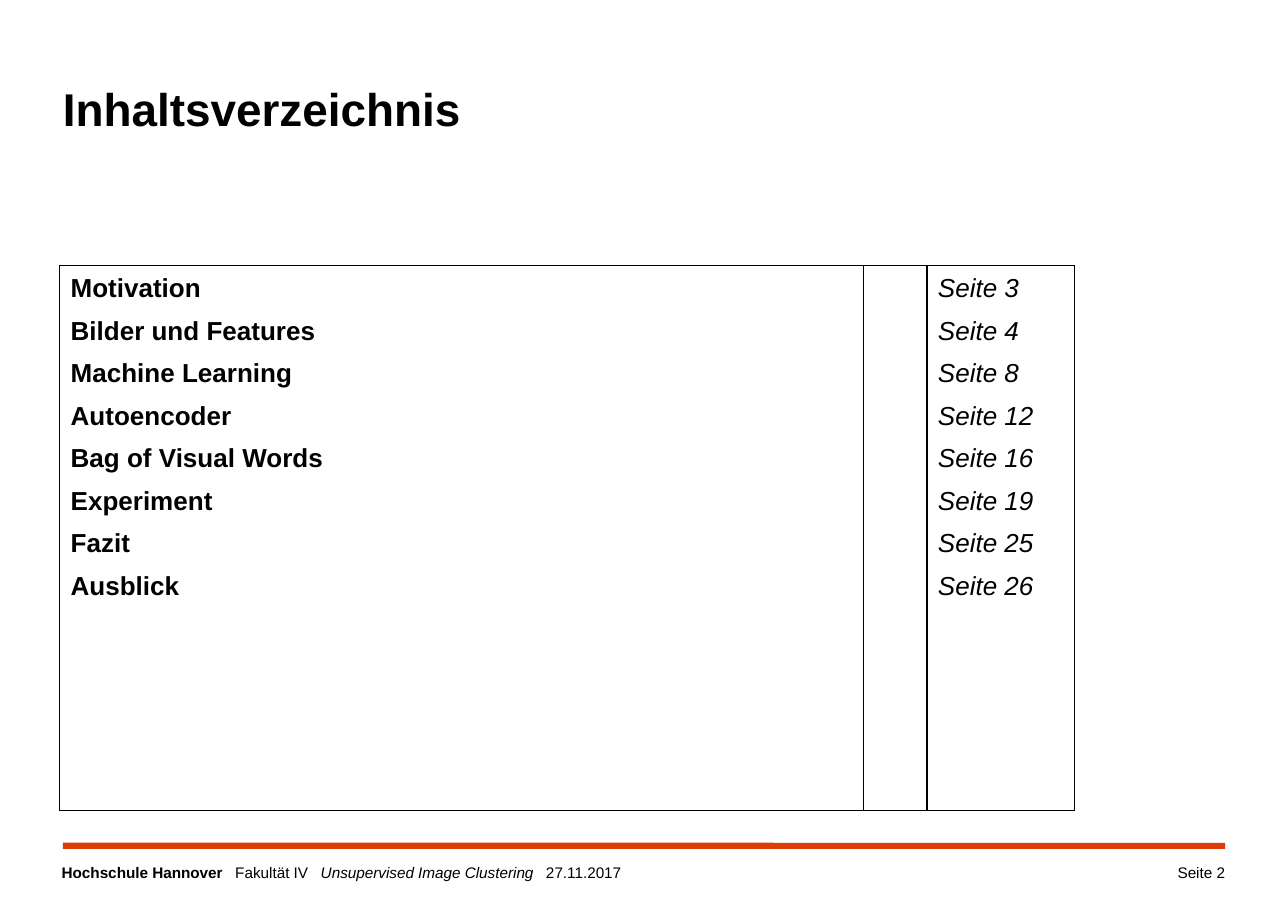
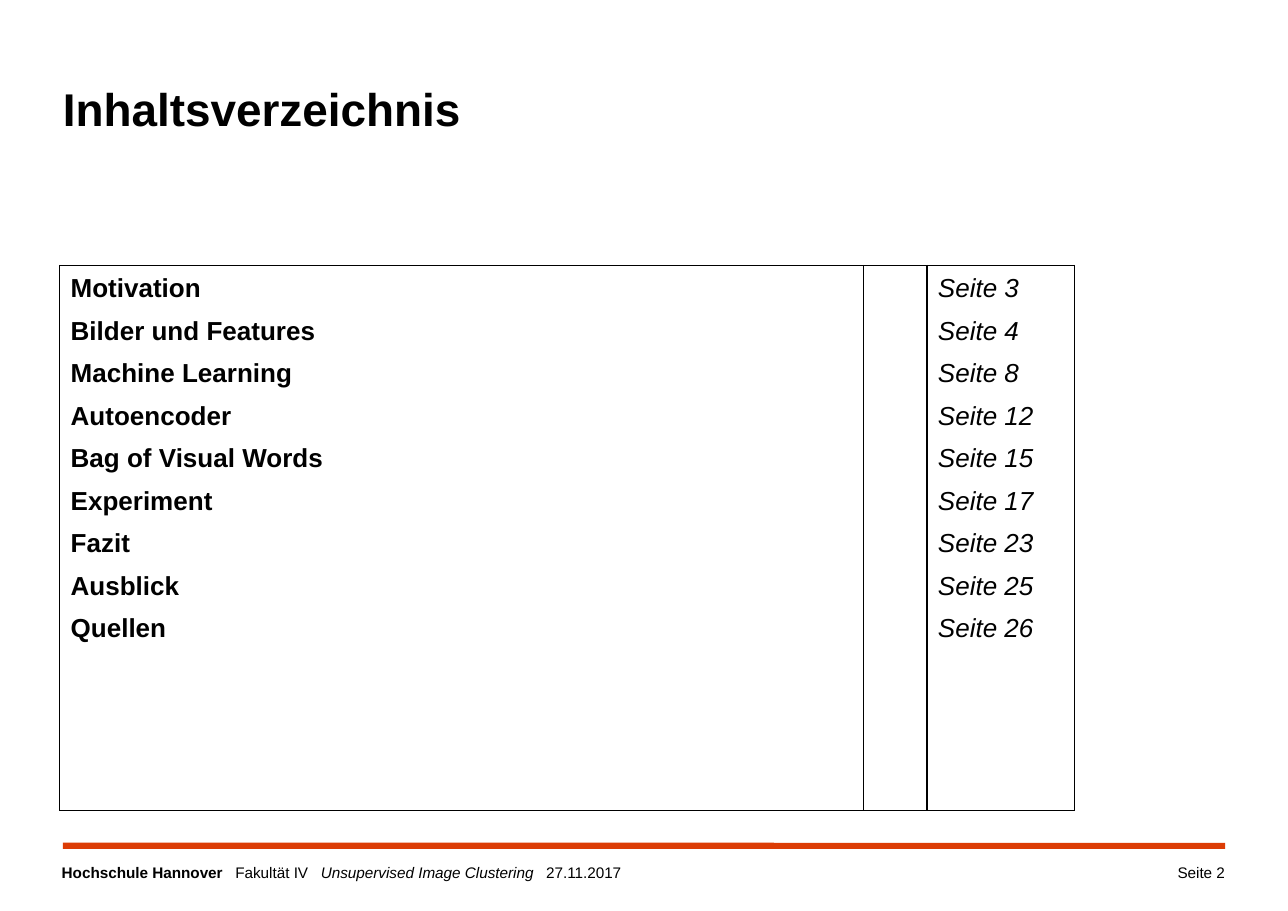
Before and after one commit to a-cl/ma-thesis, a slide deck: slide 2 of kolloquim.pptx. Drawn at 1288x911 pixels with LibreOffice and Linux fonts; fonts in the diff are those of the drawing; background and template pictures are left out. Boxes give left, top, right and bottom in pixels: in the first picture for what was removed or moved away, otherwise in the second. Text is boxed around its words. In the diff, an @@ line names an element or a change of style, - is before the commit and + after.

```diff
--- a/kolloquim.pptx
+++ b/kolloquim.pptx
@@ table at (x1=59, y1=266, x2=1074, y2=811) @@
-row 1, column 1: Motivation / Bilder und Features / Machine Learning / Autoencoder / Bag of Visual Words / Experiment / Fazit / Ausblick
+row 1, column 1: Motivation / Bilder und Features / Machine Learning / Autoencoder / Bag of Visual Words / Experiment / Fazit / Ausblick / Quellen
-row 1, column 3: Seite 3 / Seite 4 / Seite 8 / Seite 12 / Seite 16 / Seite 19 / Seite 25 / Seite 26
+row 1, column 3: Seite 3 / Seite 4 / Seite 8 / Seite 12 / Seite 15 / Seite 17 / Seite 23 / Seite 25 / Seite 26
```
Also in this commit, not shown: 11 other slides changed, 11 slides added, 12 slides removed.
